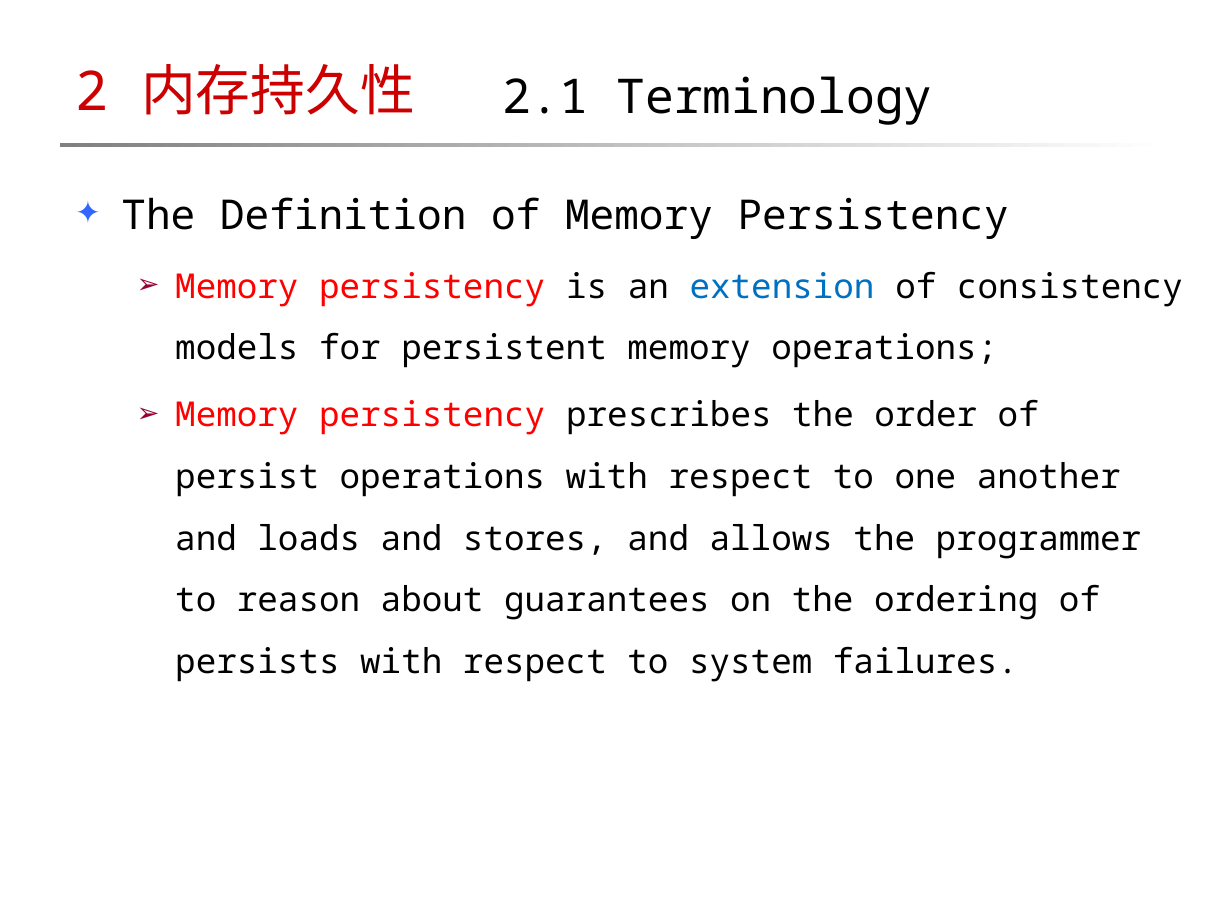
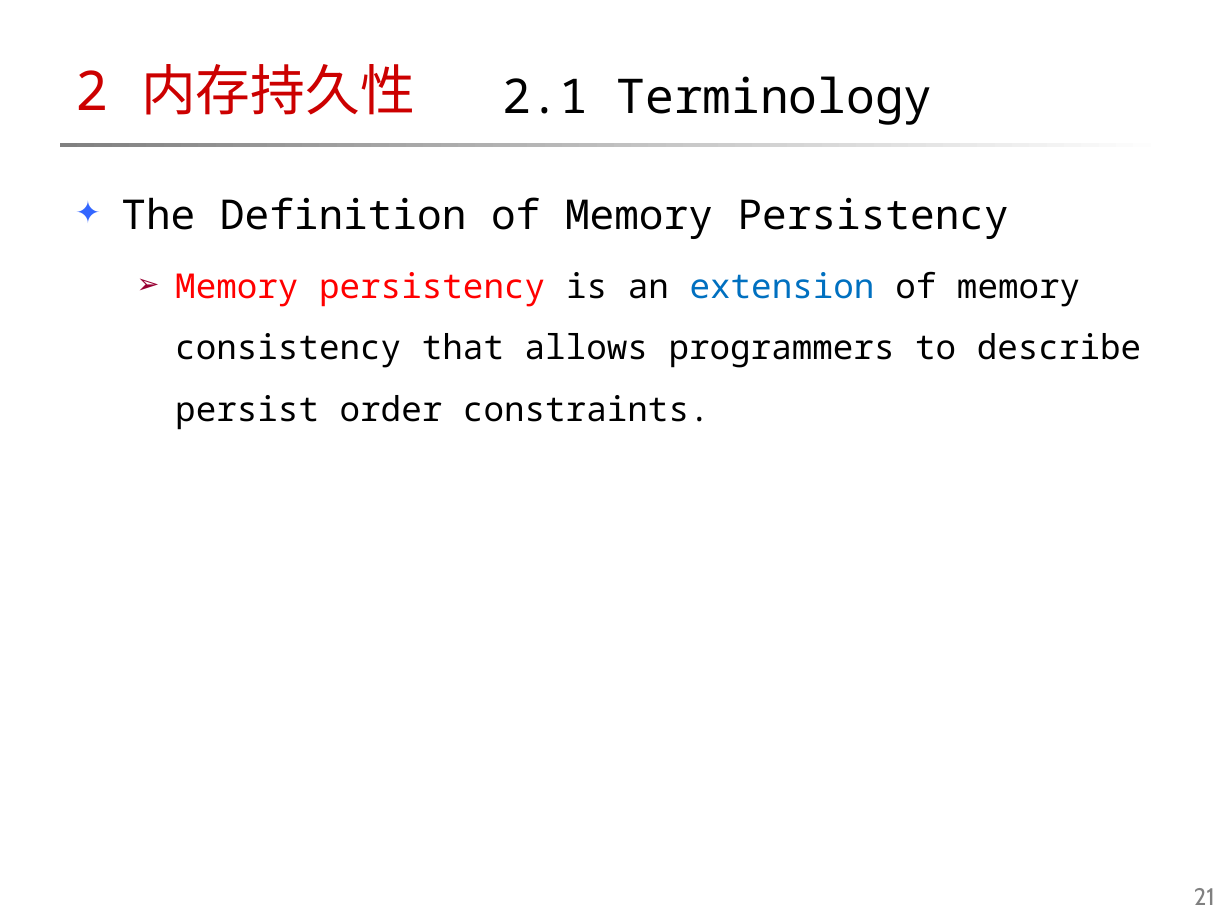
Before and after one commit to maokelong/CSDN-maokelong95, a slide deck: slide 21 of 共享资源/「2018-06-08」Memory Consistency, Memory Persistency.pptx. Drawn at 1232x924 pixels with LibreOffice and Linux fonts; fonts in the diff are those of the drawing; background and template pictures are left out. Boxes give left, top, right and bottom in pixels: in the first picture for what was removed or moved away, otherwise in the second. Text is boxed around its words. In the diff, an @@ line names an element or a change of style, - is before the commit and + after.

Commit message:
更新：内存模型系列（下）
完成了前言部分；为 PPT 添加了遗漏了的页码。

```diff
--- a/共享资源/「2018-06-08」Memory Consistency, Memory Persistency.pptx
+++ b/共享资源/「2018-06-08」Memory Consistency, Memory Persistency.pptx
@@ text at [175,271,1141,430]: text changed @@
-  ➢ Memory persistency is an extension of consistency models for persistent memory operations;
-  ➢ Memory persistency prescribes the order of persist operations with respect to one another and loads and stores, and allows the programmer to reason about guarantees on the ordering of persists with respect to system failures.
+  ➢ Memory persistency is an extension of memory consistency that allows programmers to describe persist order constraints.
@@ page number added at [1194,888,1215,905], 14 pt, text #808080 @@
+21
```
Also in this commit, not shown: 29 other slides changed, 1 other file.
